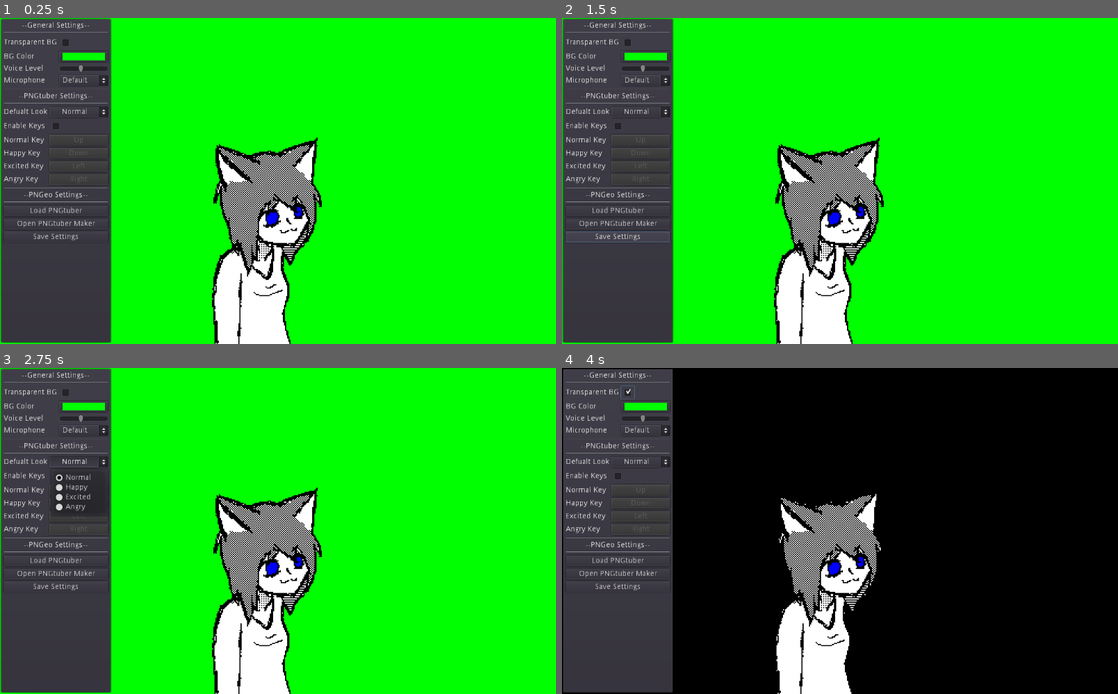
Above: before the commit, frames 1-4 (two rows, left to right).
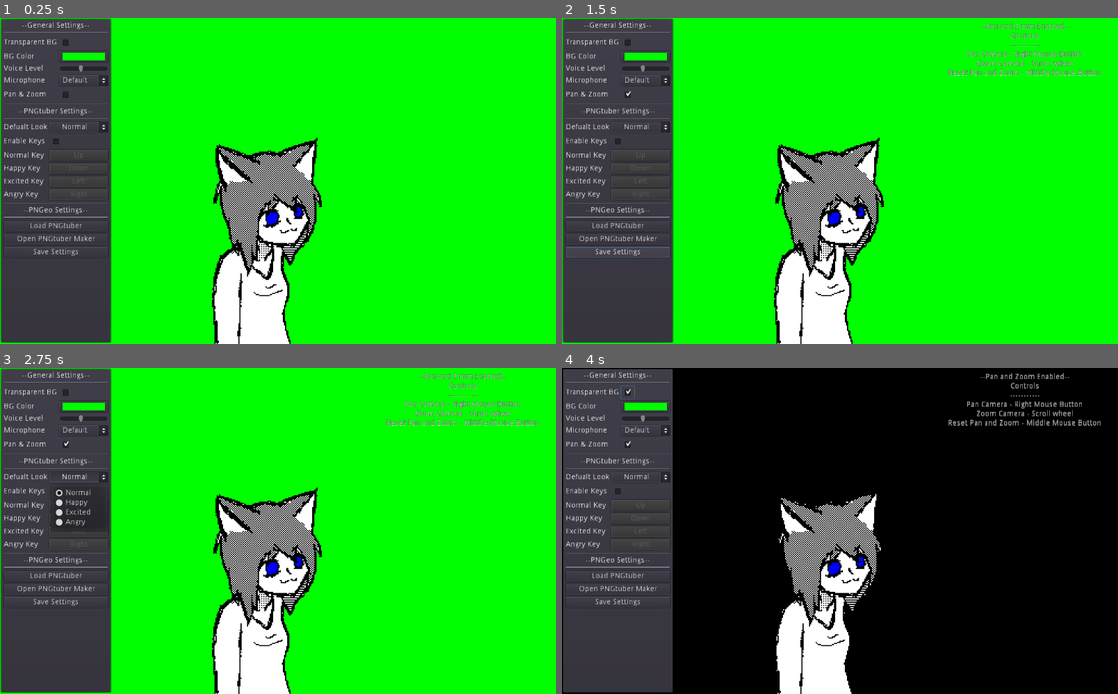
Above: after the commit, the same moments.

Repository: LillycatVtube/PNGeo
Game: Godot game, scene res://scenes/Rootscene.tscn
The game is run twice, just before and just after one commit, with the same random seed, the same clock (stepped at 60 frames per second) and the same inputs.
Inputs (mouse positions are in pixels of both pictures, inside the frame that each line leads up to):
- Up to frame 1 (0.25 s): no input
- Up to frame 2 (1.5 s): click (645, 92) at 0.52 s; click "Save Settings" at 1.25 s
- Up to frame 3 (2.75 s): click "Normal" at 2 s
- Up to frame 4 (4 s): click "Normal" at 2.75 s; click (628, 390) at 3.5 s

The runs differ from the first frame. In frame 1, 1.8% of the frame differs, in the area x 0-20%, y 22-73%; in frame 2, 2.8%; in frame 3, 3.0%, in the area x 0-97%, y 1-73%; in frame 4, 2.5%.
Error after the commit: Invalid get index 'mic' (on base: 'Dictionary'). (res://code/Rootscene.gd:171)

Commit message:
for v1.0.0-beta1
Added pan & zooming
Fixed Audio devices not being loaded properly in Rootscene.gd
Updated Settings panel movement speed to be snappier

Diff:
--- a/code/Rootscene.gd
+++ b/code/Rootscene.gd
@@ -5,6 +5,9 @@
 onready var UI = $UI
 onready var Spr = $CharacterRoot/RootSprite
 onready var Audio = $AudioStreamPlayer
+onready var PNGtuber = $PNGtuberMaker
+onready var Detect = $StaticBody2D
+onready var BG = $BG
 export (float, 0, -50) var VolumeThreshold:float = -25
 export (SpriteFrames) var SpriteOverride
 export (float) var MIN_DB:float = 60
@@ -15,6 +18,29 @@
 var avatar_path:String
 var selected_mic:int
 onready var spectrum = AudioServer.get_bus_effect_instance(0,0)
+export (bool) var PanZooming:bool
+var ZoomSpeed:float =0.05
+var MinZoom:float = 0.001
+var MaxZoom:float = 2.0
+var DragSensitivity:float = 1.0
+
+
+
+func _input(event):
+	if PanZooming:
+		if event is InputEventMouseMotion && Input.is_mouse_button_pressed(BUTTON_RIGHT):
+			$Camera2D.position -= event.relative * DragSensitivity / ZoomSpeed / $Camera2D.zoom
+
+		if event is InputEventMouseButton:
+			if event.button_index == BUTTON_WHEEL_UP:
+				$Camera2D.zoom += Vector2(ZoomSpeed,ZoomSpeed) * $Camera2D.zoom
+			if event.button_index == BUTTON_WHEEL_DOWN:
+				$Camera2D.zoom -= Vector2(ZoomSpeed,ZoomSpeed) * $Camera2D.zoom
+			if event.button_index == BUTTON_MIDDLE:
+				$Camera2D.zoom = Vector2(1,1)
+				$Camera2D.position = Vector2(0,0)
+			$Camera2D.zoom.x = clamp($Camera2D.zoom.x, MinZoom, MaxZoom)
+			$Camera2D.zoom.y = clamp($Camera2D.zoom.y, MinZoom, MaxZoom)
 
 
 func _ready():
@@ -25,6 +51,13 @@
 
 func _physics_process(_delta):
 	$Pointer.global_position = get_local_mouse_position()
+	BG.position = $Camera2D.position
+	PNGtuber.position = $Camera2D.position
+	Detect.position = $Camera2D.position
+	BG.scale = $Camera2D.zoom
+	PNGtuber.scale = $Camera2D.zoom
+	UI.scale = $Camera2D.zoom
+	Detect.scale = $Camera2D.zoom
 
 
 func _process(_delta):
@@ -37,17 +70,27 @@
 func update_window():
 	if UI.WinTransparent.pressed:
 		get_tree().get_root().set_transparent_background(true)
-		$Node2D/ColorRect.visible = false
+		$BG/ColorRect.visible = false
 	if !UI.WinTransparent.pressed:
 		get_tree().get_root().set_transparent_background(false)
-		$Node2D/ColorRect.visible = true
-		$Node2D/ColorRect.color = UI.WinColor.color
+		$BG/ColorRect.visible = true
+		$BG/ColorRect.color = UI.WinColor.color
+	if UI.PanZoom.pressed:
+		PanZooming = true
+		$BG/Label.visible = true
+	if !UI.PanZoom.pressed:
+		PanZooming = false
+		$BG/Label.visible = false
 
 
 func update_visuals():
 	var expression:String = "normal_"
 	if !UI.EnableKey.pressed:
 		SprExpressionState = UI.ExprButton.selected
+		UI.NormalKey.disabled = true
+		UI.AngryKey.disabled = true
+		UI.HappyKey.disabled = true
+		UI.ExcitedKey.disabled = true
 
 	if UI.EnableKey.pressed:
 		UI.NormalKey.disabled = false
@@ -115,6 +158,7 @@
 	IO_Manager.Saves["enabled_Keys"] = UI.EnableKey.pressed
 	IO_Manager.Saves["avatar"] = avatar_path
 	IO_Manager.Saves["mic"] = selected_mic
+	IO_Manager.Saves["pan_zoom"] = {"pan": $Camera2D.position, "zoom": $Camera2D.zoom}
 	IO_Manager.save()
 
 
@@ -124,15 +168,19 @@
 	UI.VoiceLevel.value = IO_Manager.Saves["volume"]
 	UI.ExprButton.selected = IO_Manager.Saves["default_Look"]
 	UI.EnableKey.pressed = IO_Manager.Saves["enabled_Keys"]
+	UI.MicButton.selected = IO_Manager.Saves["mic"]
+	selected_mic = IO_Manager.Saves["mic"]
+	AudioServer.capture_device = UI.MicButton.get_item_text(IO_Manager.Saves["mic"])
+	$Camera2D.zoom = IO_Manager.Saves["pan_zoom"]["zoom"]
+	$Camera2D.position = IO_Manager.Saves["pan_zoom"]["pan"]
+
 	var f = File.new()
 	if IO_Manager.Saves["avatar"] == ""|| !f.file_exists(IO_Manager.Saves["avatar"]):
 		return
 	else:
 		avatar_path = IO_Manager.Saves["avatar"]
 		Spr.frames = load(avatar_path)
-	UI.MicButton.selected = IO_Manager.Saves["mic"]
-	selected_mic = IO_Manager.Saves["mic"]
-	AudioServer.capture_device = UI.MicButton.get_item_text(IO_Manager.Saves["mic"])
+
 
 
 func _on_SaveSettings_pressed():
@@ -149,14 +197,14 @@
 	if t:
 		t.kill()
 	t = self.create_tween()
-	t.tween_property(UI, "global_position:x", 0, 0.1).from_current().set_trans(Tween.TRANS_LINEAR)
+	t.tween_property(UI, "global_position", Vector2(0,0) + $Camera2D.position, 0.1).from_current().set_trans(Tween.TRANS_LINEAR)
 
 
 func tween_UI_backward():
 	if t:
 		t.kill()
 	t = self.create_tween()
-	t.tween_property(UI, "global_position:x", -206, 0.1).from_current().set_trans(Tween.TRANS_LINEAR)
+	t.tween_property(UI, "global_position", Vector2(-1000,0) + $Camera2D.position + $Camera2D.zoom, 0.1).from_current().set_trans(Tween.TRANS_LINEAR)
 
 
 func _on_StaticBody2D_body_entered(body):
--- a/code/io/IOManager.gd
+++ b/code/io/IOManager.gd
@@ -44,7 +44,8 @@
 		"default_Look": 0,
 		"enabled_Keys": false,
 		"keys" : {"mapping": {}},
-		"avatar": ""
+		"avatar": "",
+		"pan_zoom": {"pan": Vector2(), "zoom": Vector2()}
 		}
 	ResourceSaver.save(path, temp)
 
--- a/code/root/UI.gd
+++ b/code/root/UI.gd
@@ -5,6 +5,7 @@
 onready var WinColor = $RootUI/PanelContainer/MarginContainer/VBoxContainer/GridContainer/ColorPickerButton
 onready var VoiceLevel = $RootUI/PanelContainer/MarginContainer/VBoxContainer/GridContainer/VoiceLevel
 onready var MicButton = $RootUI/PanelContainer/MarginContainer/VBoxContainer/GridContainer/MicButton
+onready var PanZoom = $RootUI/PanelContainer/MarginContainer/VBoxContainer/GridContainer/PanZoomButton
 
 onready var ExprButton = $RootUI/PanelContainer/MarginContainer/VBoxContainer/GridContainer2/ExpressionButton
 onready var EnableKey = $RootUI/PanelContainer/MarginContainer/VBoxContainer/GridContainer2/KeyEnable
--- a/scenes/Rootscene.tscn
+++ b/scenes/Rootscene.tscn
@@ -22,15 +22,38 @@
 autoplay = true
 mix_target = 2
 
-[node name="Node2D" type="Node2D" parent="."]
-
-[node name="ColorRect" type="ColorRect" parent="Node2D"]
+[node name="BG" type="Node2D" parent="."]
+
+[node name="ColorRect" type="ColorRect" parent="BG"]
 margin_right = 1549.0
 margin_bottom = 832.0
 color = Color( 0, 1, 0, 1 )
 
+[node name="Label" type="Label" parent="BG"]
+visible = false
+margin_left = 695.0
+margin_top = 9.0
+margin_right = 1010.0
+margin_bottom = 180.0
+custom_colors/font_color = Color( 0.545098, 0.545098, 0.545098, 1 )
+custom_colors/font_outline_modulate = Color( 0.501961, 0.501961, 0.501961, 1 )
+custom_colors/font_color_shadow = Color( 1, 1, 1, 1 )
+custom_constants/shadow_offset_x = 0
+custom_constants/shadow_as_outline = 0
+text = "--Pan and Zoom Enabled--
+Controls
+-----------
+Pan Camera - Right Mouse Button
+Zoom Camera - Scroll wheel
+Reset Pan and Zoom - Middle Mouse Button"
+align = 1
+
 [node name="CharacterRoot" type="Node2D" parent="."]
 script = ExtResource( 1 )
+__meta__ = {
+"_edit_group_": true,
+"_edit_lock_": true
+}
 
 [node name="RootSprite" type="AnimatedSprite" parent="CharacterRoot"]
 position = Vector2( 391, 220 )
@@ -40,9 +63,14 @@
 
 [node name="Camera2D" type="Camera2D" parent="."]
 anchor_mode = 0
+current = true
 
 [node name="UI" type="Node2D" parent="."]
 script = ExtResource( 4 )
+__meta__ = {
+"_edit_group_": true,
+"_edit_lock_": true
+}
 
 [node name="RootUI" type="Control" parent="UI"]
 margin_right = 1024.0
@@ -77,7 +105,7 @@
 [node name="GridContainer" type="GridContainer" parent="UI/RootUI/PanelContainer/MarginContainer/VBoxContainer"]
 margin_top = 26.0
 margin_right = 192.0
-margin_bottom = 118.0
+margin_bottom = 146.0
 size_flags_horizontal = 3
 columns = 2
 
@@ -139,27 +167,39 @@
 margin_bottom = 92.0
 clip_text = true
 
+[node name="Label3" type="Label" parent="UI/RootUI/PanelContainer/MarginContainer/VBoxContainer/GridContainer"]
+margin_top = 101.0
+margin_right = 98.0
+margin_bottom = 115.0
+text = "Pan & Zoom"
+
+[node name="PanZoomButton" type="CheckBox" parent="UI/RootUI/PanelContainer/MarginContainer/VBoxContainer/GridContainer"]
+margin_left = 102.0
+margin_top = 96.0
+margin_right = 192.0
+margin_bottom = 120.0
+
 [node name="HSeparator2" type="HSeparator" parent="UI/RootUI/PanelContainer/MarginContainer/VBoxContainer"]
-margin_top = 122.0
-margin_right = 192.0
-margin_bottom = 126.0
+margin_top = 150.0
+margin_right = 192.0
+margin_bottom = 154.0
 
 [node name="Label2" type="Label" parent="UI/RootUI/PanelContainer/MarginContainer/VBoxContainer"]
-margin_top = 130.0
-margin_right = 192.0
-margin_bottom = 144.0
+margin_top = 158.0
+margin_right = 192.0
+margin_bottom = 172.0
 text = "--PNGtuber Settings--"
 align = 1
 
 [node name="HSeparator3" type="HSeparator" parent="UI/RootUI/PanelContainer/MarginContainer/VBoxContainer"]
-margin_top = 148.0
-margin_right = 192.0
-margin_bottom = 152.0
+margin_top = 176.0
+margin_right = 192.0
+margin_bottom = 180.0
 
 [node name="GridContainer2" type="GridContainer" parent="UI/RootUI/PanelContainer/MarginContainer/VBoxContainer"]
-margin_top = 156.0
-margin_right = 192.0
-margin_bottom = 300.0
+margin_top = 184.0
+margin_right = 192.0
+margin_bottom = 328.0
 columns = 2
 
 [node name="Label" type="Label" parent="UI/RootUI/PanelContainer/MarginContainer/VBoxContainer/GridContainer2"]
@@ -257,26 +297,26 @@
 action = "ui_right"
 
 [node name="HSeparator4" type="HSeparator" parent="UI/RootUI/PanelContainer/MarginContainer/VBoxContainer"]
-margin_top = 304.0
-margin_right = 192.0
-margin_bottom = 308.0
+margin_top = 332.0
+margin_right = 192.0
+margin_bottom = 336.0
 
 [node name="Label3" type="Label" parent="UI/RootUI/PanelContainer/MarginContainer/VBoxContainer"]
-margin_top = 312.0
-margin_right = 192.0
-margin_bottom = 326.0
+margin_top = 340.0
+margin_right = 192.0
+margin_bottom = 354.0
 text = "--PNGeo Settings--"
 align = 1
 
 [node name="HSeparator5" type="HSeparator" parent="UI/RootUI/PanelContainer/MarginContainer/VBoxContainer"]
-margin_top = 330.0
-margin_right = 192.0
-margin_bottom = 334.0
+margin_top = 358.0
+margin_right = 192.0
+margin_bottom = 362.0
 
 [node name="GridContainer3" type="VBoxContainer" parent="UI/RootUI/PanelContainer/MarginContainer/VBoxContainer"]
-margin_top = 338.0
-margin_right = 192.0
-margin_bottom = 406.0
+margin_top = 366.0
+margin_right = 192.0
+margin_bottom = 434.0
 
 [node name="LoadTuber" type="Button" parent="UI/RootUI/PanelContainer/MarginContainer/VBoxContainer/GridContainer3"]
 margin_right = 192.0
@@ -309,9 +349,17 @@
 
 [node name="PNGtuberMaker" parent="." instance=ExtResource( 5 )]
 visible = false
+__meta__ = {
+"_edit_group_": true,
+"_edit_lock_": true
+}
 
 [node name="StaticBody2D" type="Area2D" parent="."]
 input_pickable = false
+__meta__ = {
+"_edit_group_": true,
+"_edit_lock_": true
+}
 
 [node name="CollisionShape2D" type="CollisionShape2D" parent="StaticBody2D"]
 position = Vector2( 99, 295 )
@@ -319,6 +367,10 @@
 
 [node name="Pointer" type="KinematicBody2D" parent="." groups=["point"]]
 input_pickable = true
+__meta__ = {
+"_edit_group_": true,
+"_edit_lock_": true
+}
 
 [node name="CollisionShape2D" type="CollisionShape2D" parent="Pointer"]
 shape = SubResource( 3 )
